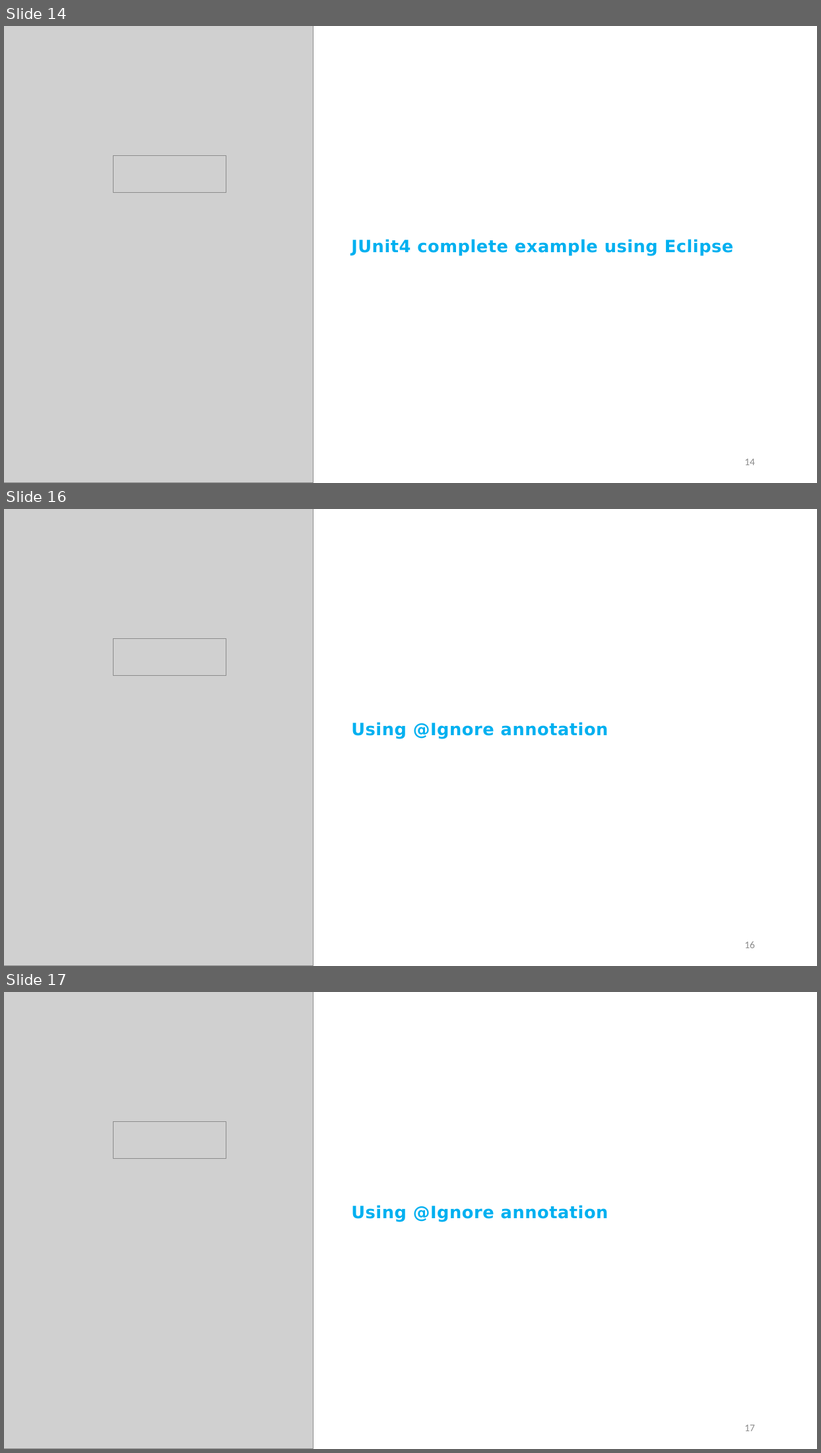
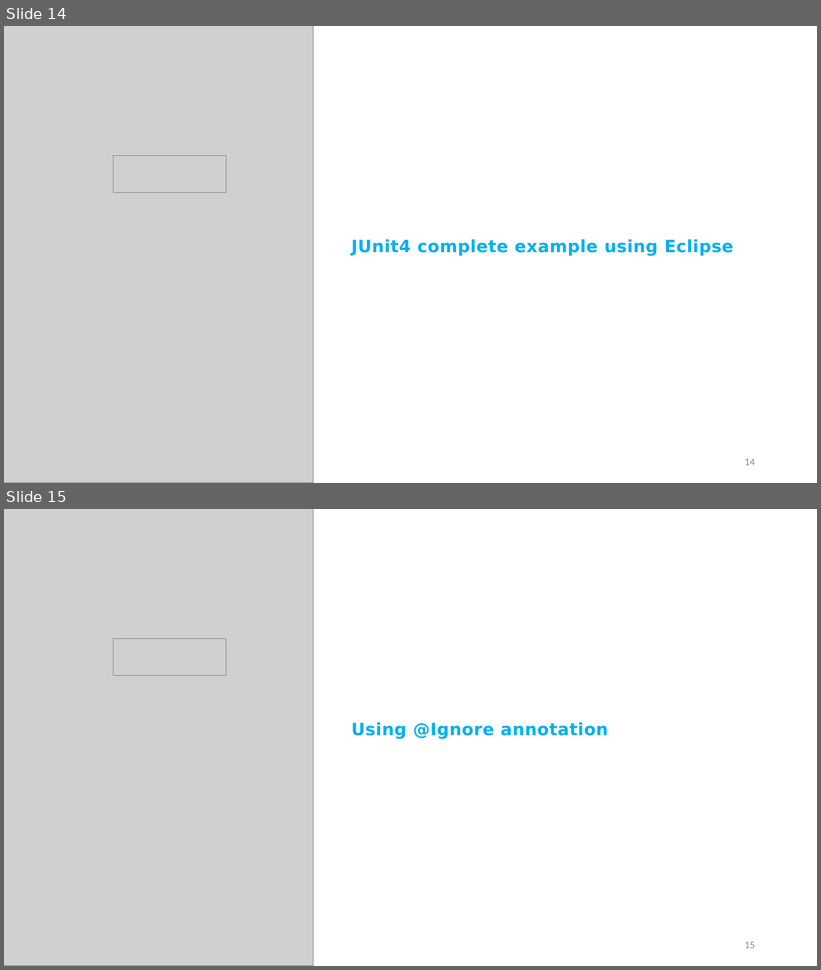
Before and after one commit to StevenJoseph19/Java8, a slide deck: Day 5/Slides/1. JUnit 4/junit4-for-unit-testing-slides.pptx. Shown one above the other, each under a label of ours: slides 14, 16 and 17 before the commit, slides 14 and 15 after it; the slides between them are not shown. The pictures are 821x1453 and 821x970 pixels, drawn with LibreOffice and Linux fonts; fonts in the diff are those of the drawing; grey boxes stand for pictures; background and template pictures are left out. Boxes give left, top, right and bottom in pixels: in the first picture for what was removed or moved away, otherwise in the second. Text is boxed around its words. In the diff, an @@ line names an element or a change of style, - is before the commit and + after.

```diff
--- a/Day 5/Slides/1. JUnit 4/junit4-for-unit-testing-slides.pptx
+++ b/Day 5/Slides/1. JUnit 4/junit4-for-unit-testing-slides.pptx
@@ slide 16 removed at (x1=4, y1=509, x2=817, y2=966), background #FFFFFF @@
@@ picture removed at (x1=4, y1=509, x2=314, y2=966) @@
@@ picture removed at (x1=113, y1=639, x2=226, y2=675) @@
@@ text removed at (x1=351, y1=722, x2=609, y2=739) @@
-Using @Ignore annotation
@@ page number removed at (x1=745, y1=941, x2=755, y2=949) @@
-16
@@ what was slide 17 is now slide 15 @@
@@ page number at (x1=745, y1=942, x2=755, y2=949): text changed @@
-17
+15
```
Also in this commit, not shown: 1 other slide removed, 2 other files.
